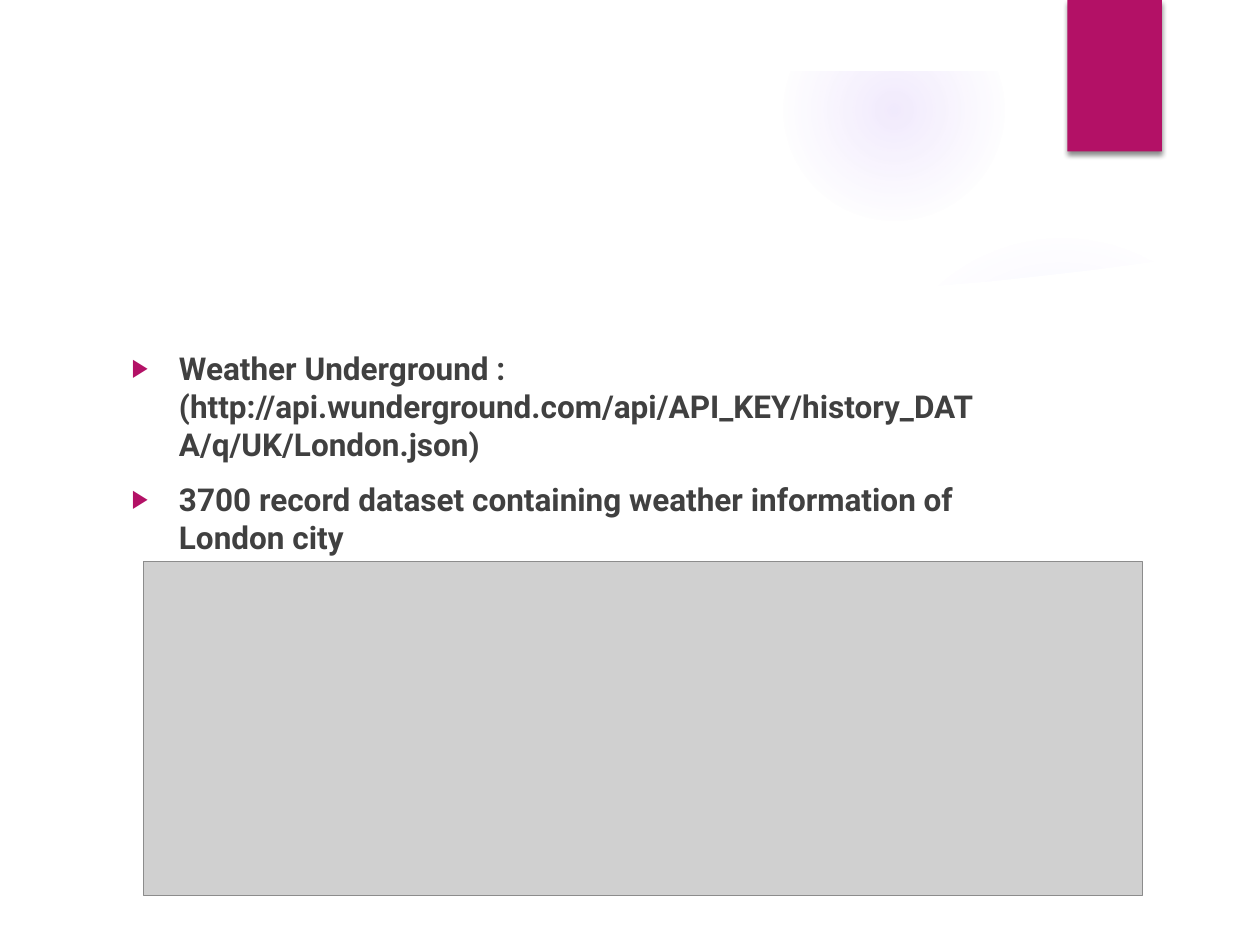
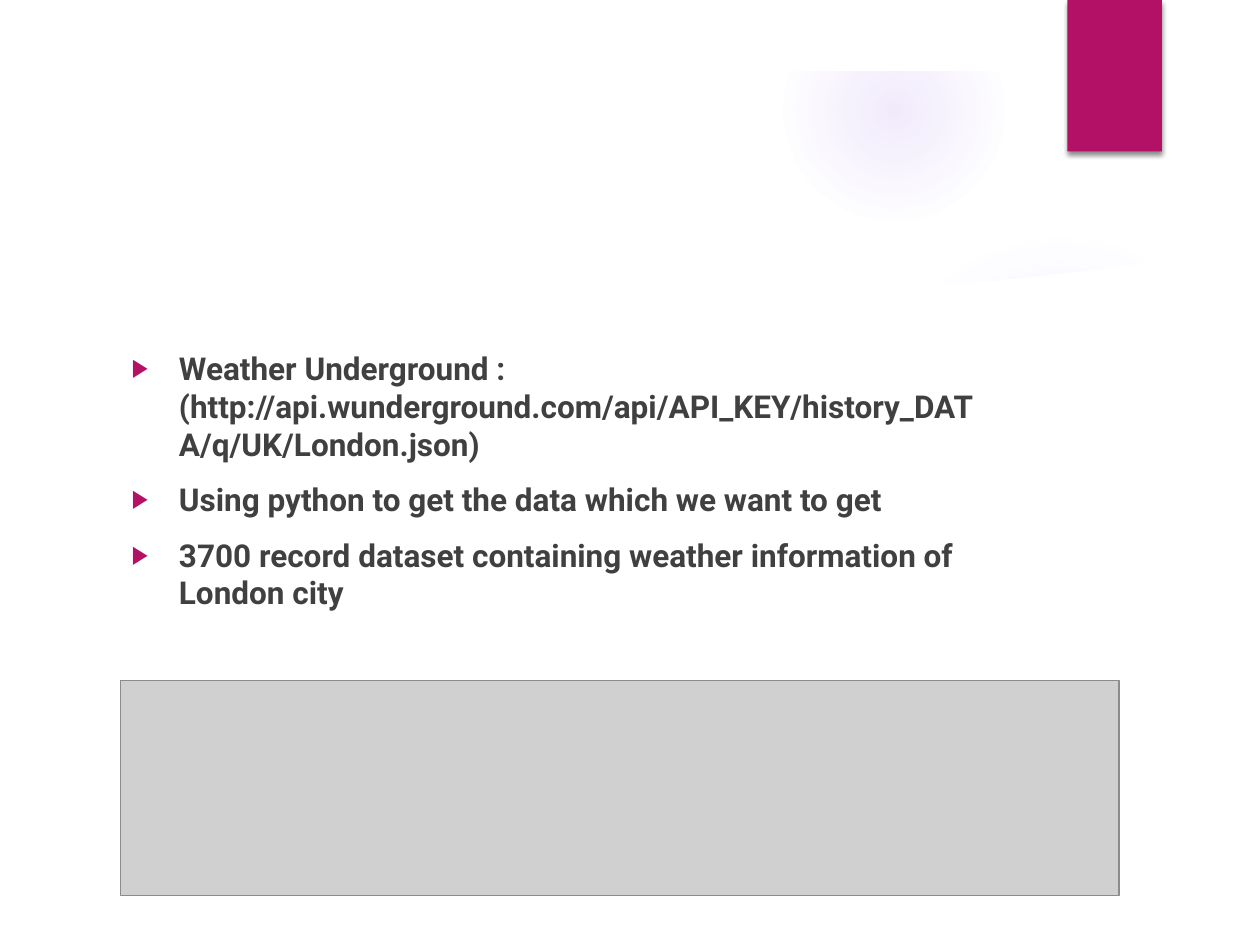
Before and after one commit to yingy4/csye7200-spring2018-group9, a slide deck: slide 7 of presentation/Final_Presentation _Team 9.pptx. Drawn at 1260x945 pixels with LibreOffice and Linux fonts; fonts in the diff are those of the drawing; grey boxes stand for pictures; background and template pictures are left out. Boxes give left, top, right and bottom in pixels: in the first picture for what was removed or moved away, otherwise in the second. Text is boxed around its words. In the diff, an @@ line names an element or a change of style, - is before the commit and + after.

```diff
--- a/presentation/Final_Presentation _Team 9.pptx
+++ b/presentation/Final_Presentation _Team 9.pptx
@@ text at [179,487,882,518]: paragraph added @@
+▶ Using python to get the data which we want to get
@@ picture: place and size @@
-picture at [144,562,1143,896]
+picture at [121,680,1120,895]
```
Also in this commit, not shown: 2 other files.
